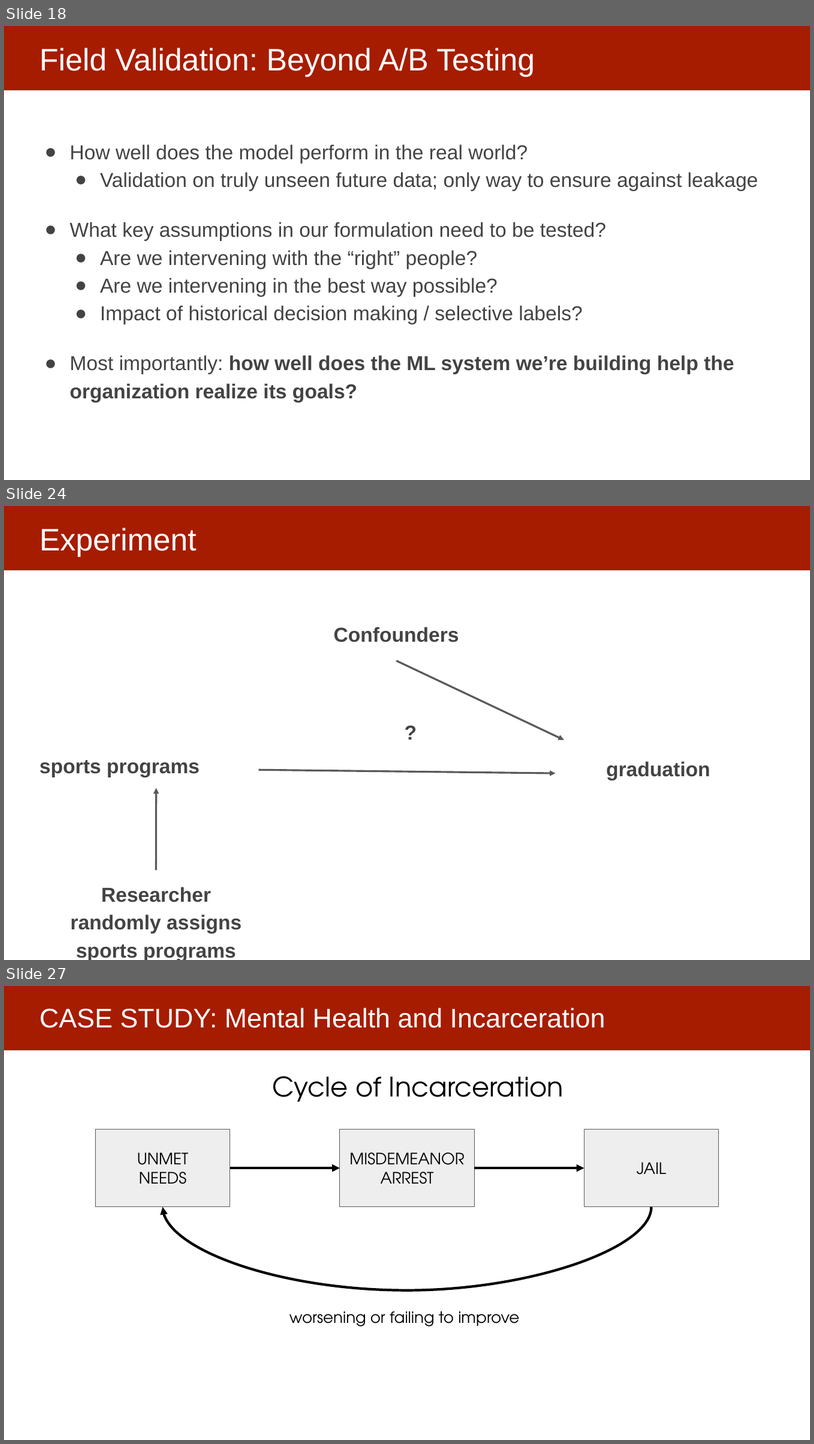
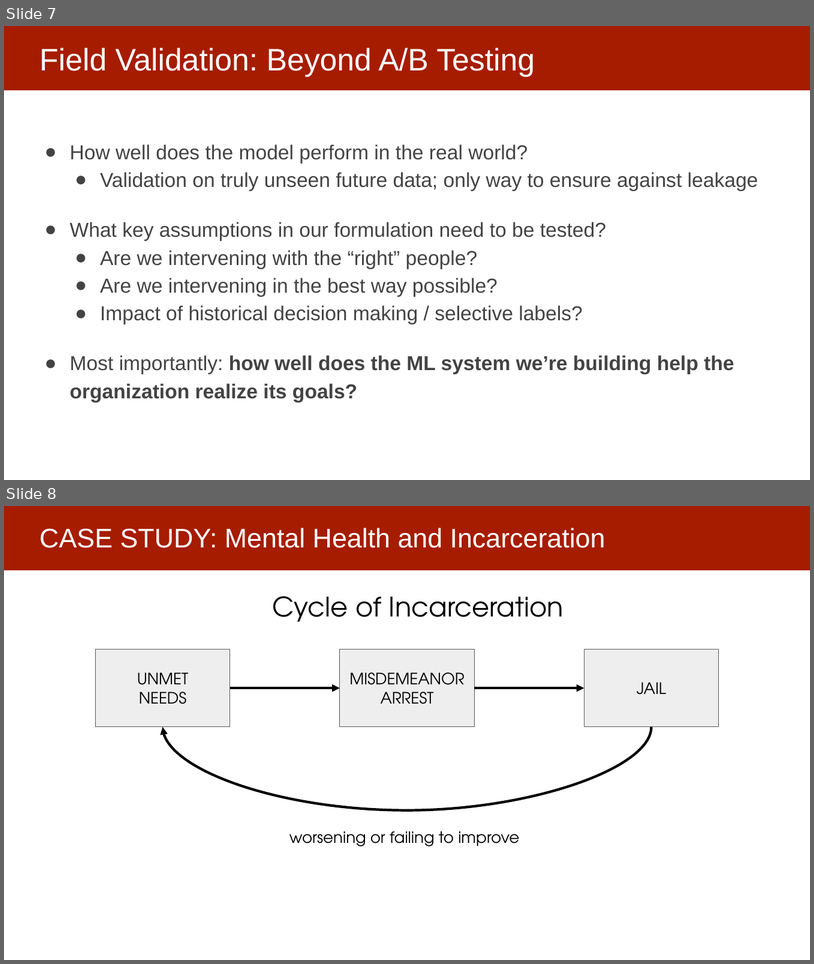
Before and after one commit to dssg/MLinPractice, a slide deck: Lectures/Lecture20-FieldValidation.pptx. Shown one above the other, each under a label of ours: slides 18, 24 and 27 before the commit, slides 7 and 8 after it; the slides between them are not shown. The pictures are 814x1444 and 814x964 pixels, drawn with LibreOffice and Linux fonts; fonts in the diff are those of the drawing. Boxes give left, top, right and bottom in pixels: in the first picture for what was removed or moved away, otherwise in the second. Text is boxed around its words. In the diff, an @@ line names an element or a change of style, - is before the commit and + after.

```diff
--- a/Lectures/Lecture20-FieldValidation.pptx
+++ b/Lectures/Lecture20-FieldValidation.pptx
@@ slide 24 removed at [4,506,810,960], background #FFFFFF; not listed: 1 template element that a slide beside it also shows @@
@@ title removed at [39,528,197,557] @@
-Experiment
@@ text removed at [334,627,459,642] @@
-Confounders
@@ arrow removed from (396, 661) to (564, 739) @@
@@ text removed at [396,708,437,759] @@
-?
@@ text removed at [39,760,200,777] @@
-sports programs
@@ arrow removed from (258, 770) to (556, 774) @@
@@ text removed at [606,761,711,780] @@
-graduation
@@ arrow removed from (156, 870) to (156, 788) @@
@@ text removed at [71,886,242,960] @@
-Researcher randomly assigns sports programs
@@ what was slide 18 is now slide 7 @@
@@ what was slide 27 is now slide 8 @@
```
Also in this commit, not shown: 25 other slides removed.
